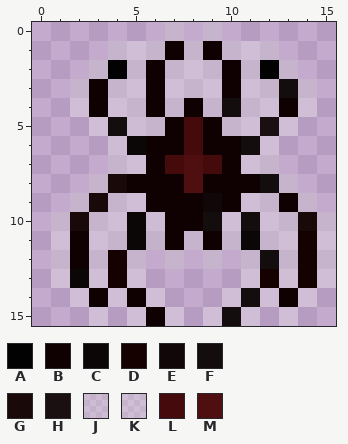
A pixel-art sprite gets an edit: Ghul_Unity/Assets/Textures/Sprites/Items/Spinne.png. Above, as it was before the edit.
The file is 16x16 pixels. Colours within 5 levels of each other are drawn and written as one.
Palette (. is transparent): A #030202  B #0f0101  C #0c0707  D #160101  E #120708  F #140d0e  G #1a0909  H #1a1011  J #e5e5e64d  K #efefef49  L #450b0c  M #4f0e0f
Pixels before, first column x 1:
 0 ......K.K......
 1 ...KKKBKBKKK...
 2 ..KAKBKKKBKAK..
 3 .KBKKBKKKBKKFK.
 4 .KBKKBKBKFKKBK.
 5 ..KFJKBLBKKHK..
 6 ...JCBBLBBFK...
 7 ...KKBLMLBKK...
 8 ..KGBBBMBBBFK..
 9 .KGKKBBBEBKKBK.
10 KGKKCJBBFKFKKGK
11 KBKKCJBKBKCKKDK
12 KBKDK.K.K.KFKDK
13 KCKDK.....KDKDK
14 .KBKBK...KFKBK.
15 ..K.KBK.KFK.K..
The same view after the edit:
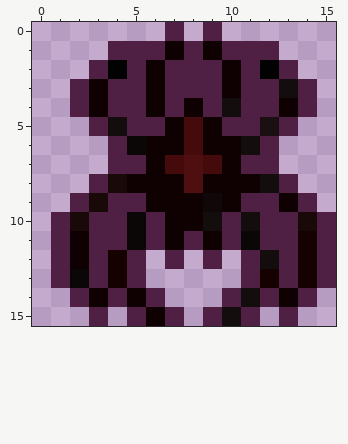
Edits made:
colour K: #efefef49 -> #501f44
Changed rows in their new state; - is a pixel that keeps its letter.
first column x 4:
 5 -K
 6 K-
first column x 6:
10 K
11 K
